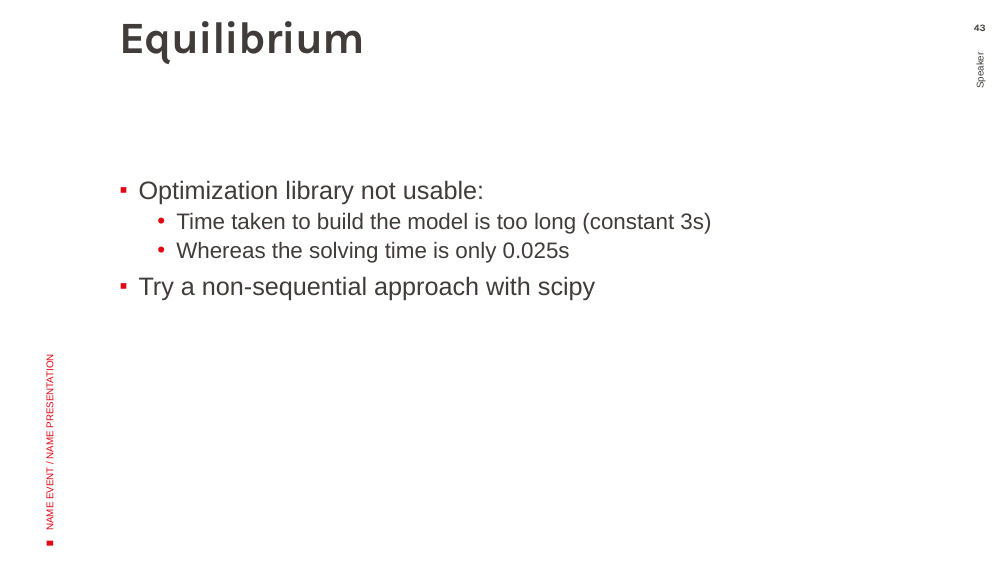
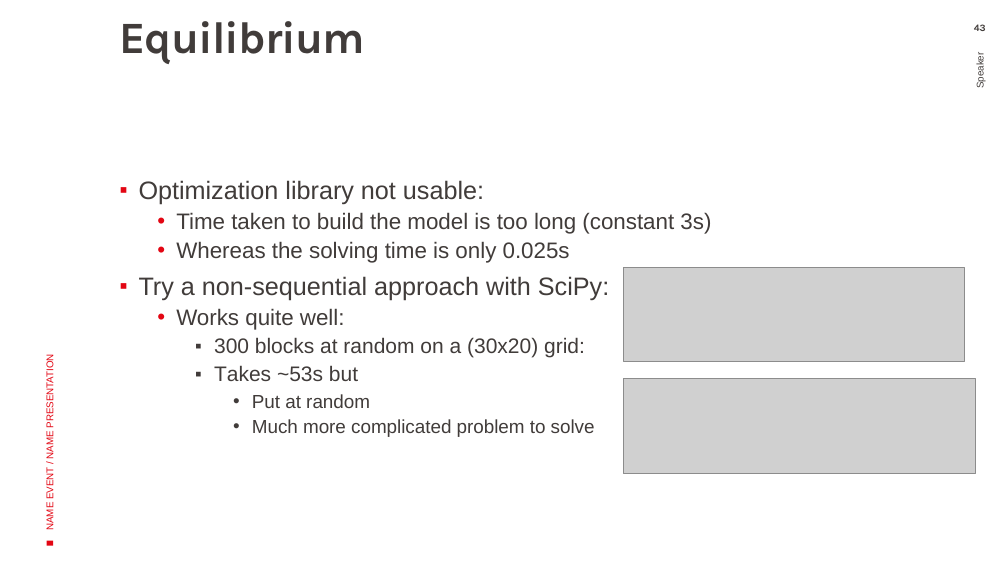
Before and after one commit to Fllask/MARL, a slide deck: slide 43 of Reports/Weekly Progress.pptx. Drawn at 1008x567 pixels with LibreOffice and Linux fonts; fonts in the diff are those of the drawing; grey boxes stand for pictures; background and template pictures are left out. Boxes give left, top, right and bottom in pixels: in the first picture for what was removed or moved away, otherwise in the second. Text is boxed around its words. In the diff, an @@ line names an element or a change of style, - is before the commit and + after.

```diff
--- a/Reports/Weekly Progress.pptx
+++ b/Reports/Weekly Progress.pptx
@@ picture added at <box>623,268,965,362</box> @@
@@ text at <box>139,276,609,437</box>: text changed; size 18 to 15 pt @@
-▪ Try a non-sequential approach with scipy
+▪ Try a non-sequential approach with SciPy:
+  • Works quite well:
+    ▪ 300 blocks at random on a (30x20) grid:
+    ▪ Takes ~53s but
+      • Put at random
+      • Much more complicated problem to solve
@@ picture added at <box>623,379,976,474</box> @@
```
Also in this commit, not shown: 1 slide added, 5 other files.
